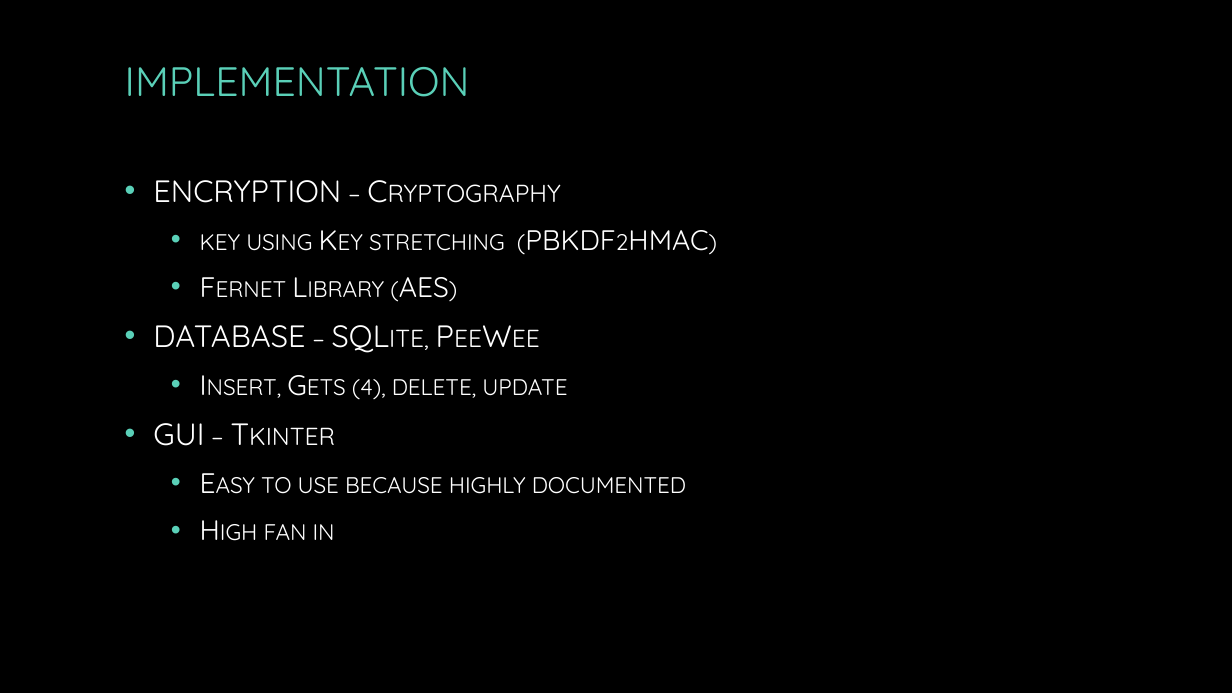
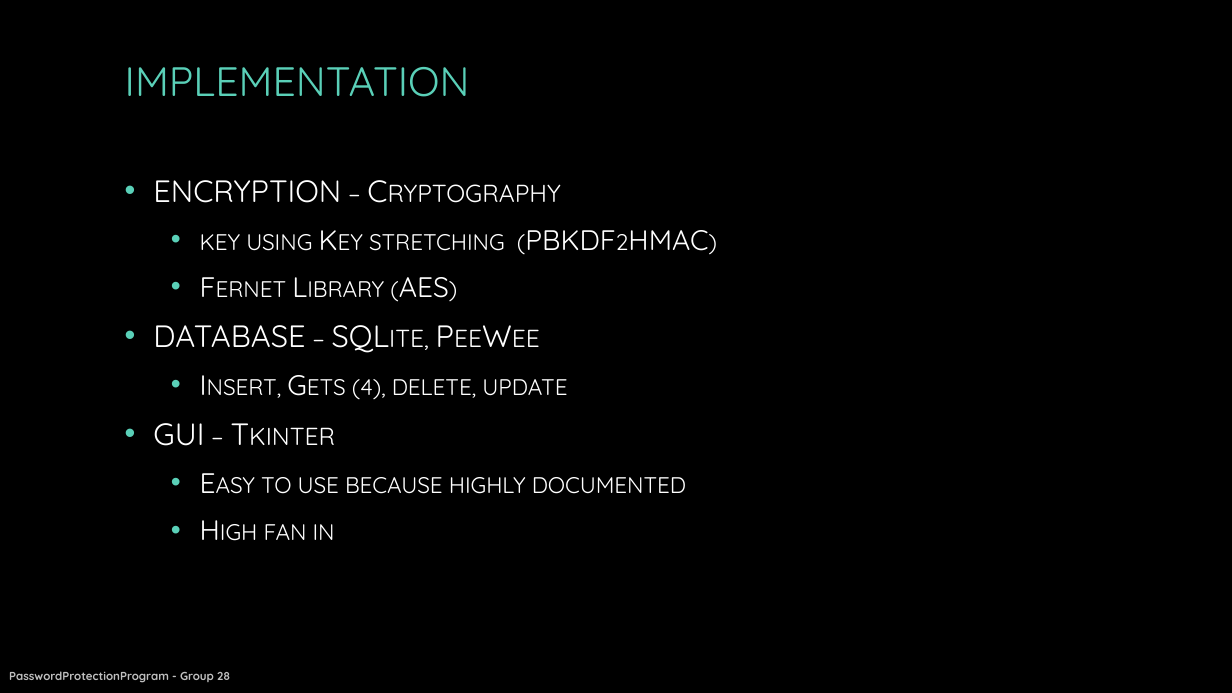
Before and after one commit to Nayrgton/PasswordProtectionProgram, a slide deck: slide 6 of Doc/FinalPresentation/PasswordProtectionProgram.pptx. Drawn at 1232x693 pixels with LibreOffice and Linux fonts; fonts in the diff are those of the drawing; background and template pictures are left out. Boxes give left, top, right and bottom in pixels: in the first picture for what was removed or moved away, otherwise in the second. Text is boxed around its words. In the diff, an @@ line names an element or a change of style, - is before the commit and + after.

```diff
--- a/Doc/FinalPresentation/PasswordProtectionProgram.pptx
+++ b/Doc/FinalPresentation/PasswordProtectionProgram.pptx
@@ text added at bbox=[9, 671, 230, 683], 9 pt, text #BFBFBF, bold @@
+PasswordProtectionProgram - Group 28
```
Also in this commit, not shown: 7 other slides changed, 2 slides added, 1 slide removed.
